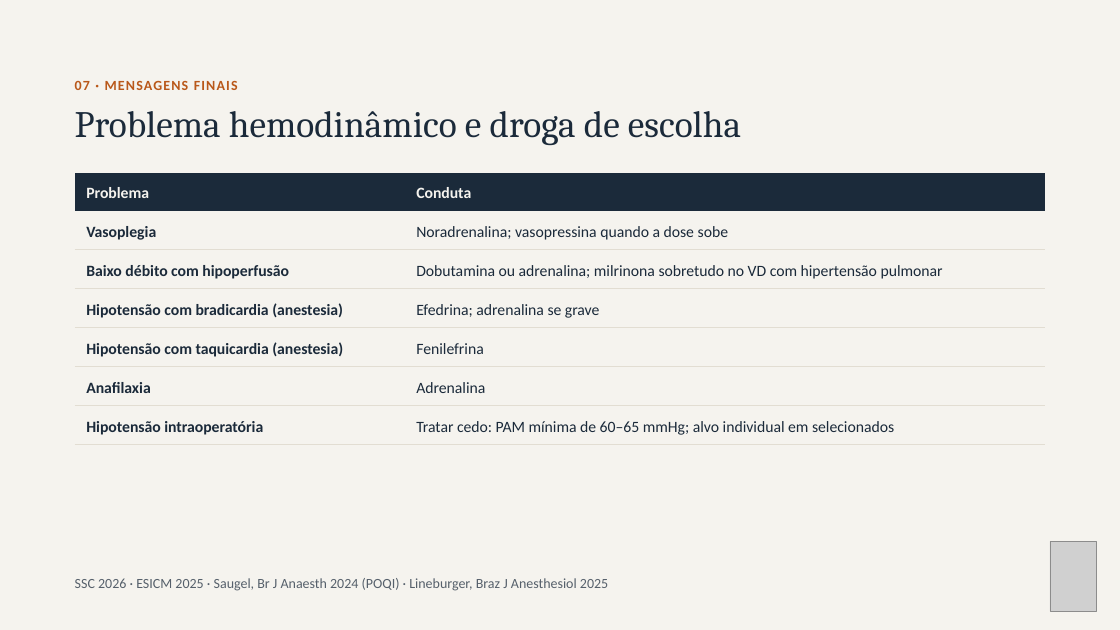
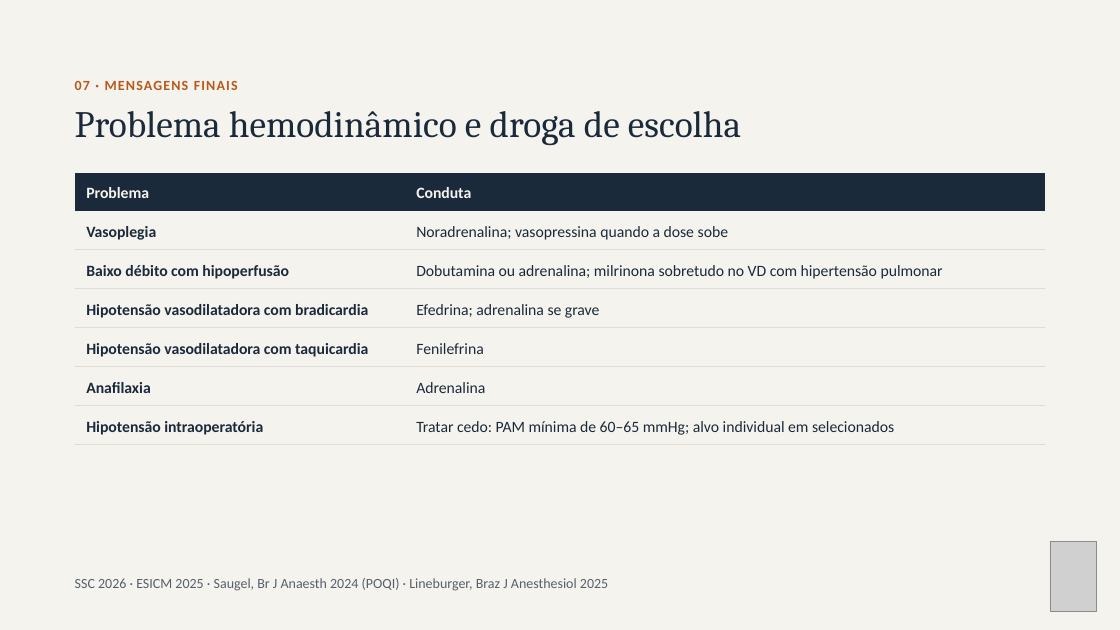
Before and after one commit to brunomoraesdubois-bit/Bruno, a slide deck: slide 17 of apresentacao/Aminas_Vasoativas.pptx. Drawn at 1120x630 pixels with LibreOffice and Linux fonts; fonts in the diff are those of the drawing; grey boxes stand for pictures. Boxes give left, top, right and bottom in pixels: in the first picture for what was removed or moved away, otherwise in the second. Text is boxed around its words. In the diff, an @@ line names an element or a change of style, - is before the commit and + after.

```diff
--- a/apresentacao/Aminas_Vasoativas.pptx
+++ b/apresentacao/Aminas_Vasoativas.pptx
@@ table at <box>75,289,1046,373</box> @@
-row 1, column 1: Hipotensão com bradicardia (anestesia)
+row 1, column 1: Hipotensão vasodilatadora com bradicardia
@@ table at <box>75,328,1046,412</box> @@
-row 1, column 1: Hipotensão com taquicardia (anestesia)
+row 1, column 1: Hipotensão vasodilatadora com taquicardia
```
Also in this commit, not shown: 2 other slides changed, 20 other files.
